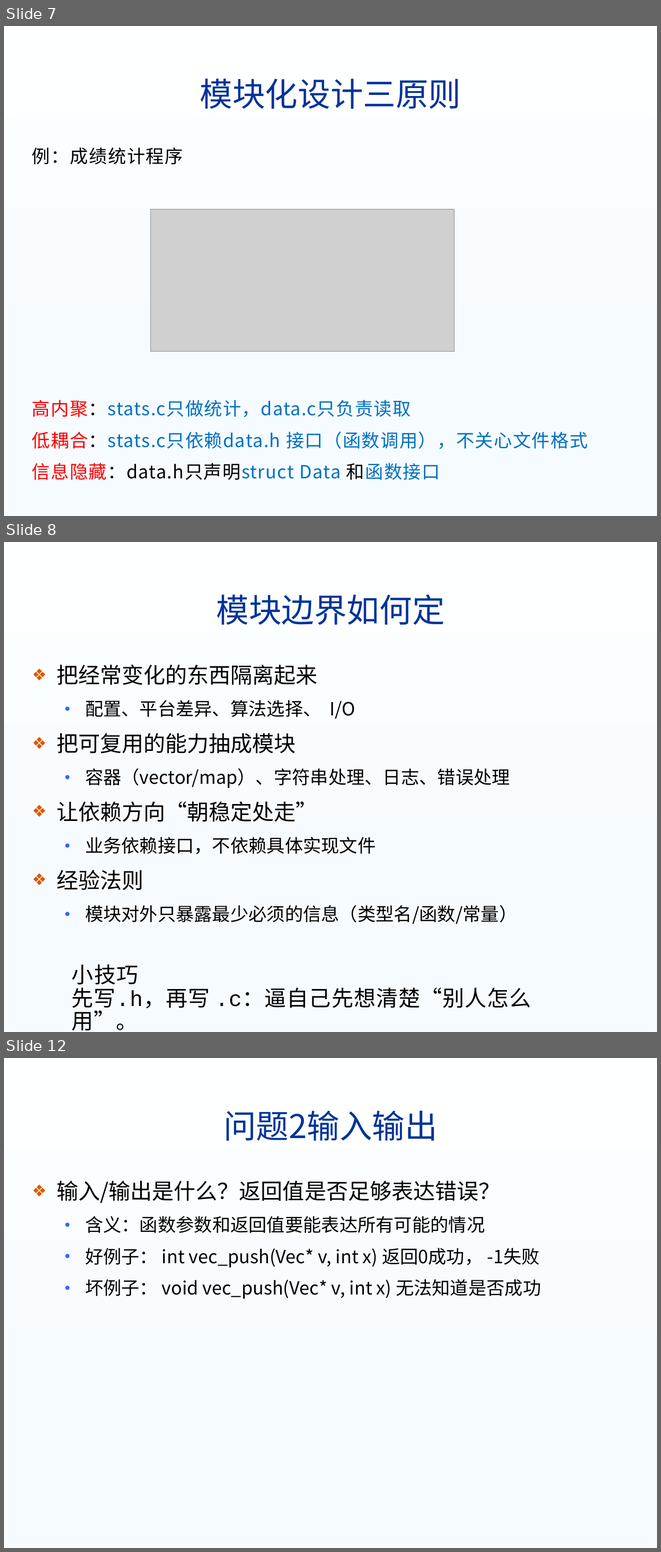
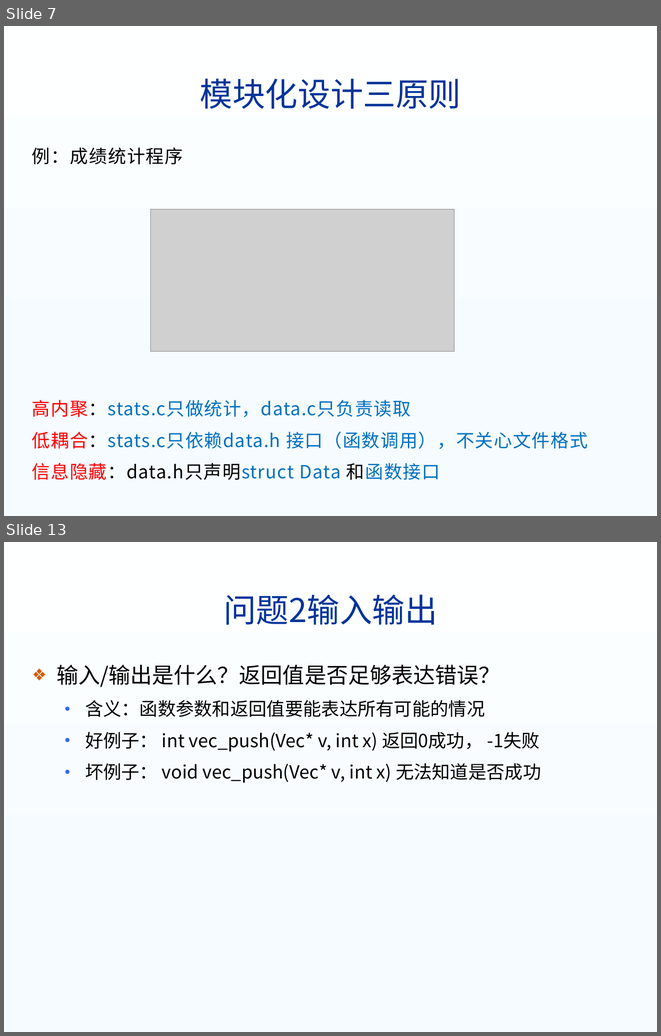
Before and after one commit to USTC-ISP/ustc-isp.github.io, a slide deck: lectures/03模块化程序设计.pptx. Shown one above the other, each under a label of ours: slides 7, 8 and 12 before the commit, slides 7 and 13 after it; the slides between them are not shown. The pictures are 661x1552 and 661x1036 pixels, drawn with LibreOffice and Linux fonts; fonts in the diff are those of the drawing; grey boxes stand for pictures; background and template pictures are left out. Boxes give left, top, right and bottom in pixels: in the first picture for what was removed or moved away, otherwise in the second. Text is boxed around its words. In the diff, an @@ line names an element or a change of style, - is before the commit and + after.

```diff
--- a/lectures/03模块化程序设计.pptx
+++ b/lectures/03模块化程序设计.pptx
@@ slide 8 removed at <box>4,542,657,1032</box>, background gradient #FEFFFF to #F6FBFF to #F9FDFF @@
@@ title removed at <box>216,594,444,625</box> @@
-模块边界如何定
@@ text removed at <box>56,664,517,924</box> @@
-❖ 把经常变化的东西隔离起来
-  • 配置、平台差异、算法选择、 I/O
-❖ 把可复用的能力抽成模块
-  • 容器（vector/map）、字符串处理、日志、错误处理
-❖ 让依赖方向“朝稳定处走”
-  • 业务依赖接口，不依赖具体实现文件
-❖ 经验法则
-  • 模块对外只暴露最少必须的信息（类型名/函数/常量）
@@ text removed at <box>72,964,531,1011</box> @@
-小技巧
-先写.h，再写 .c：逼自己先想清楚“别人怎么用”。
@@ what was slide 12 is now slide 13 @@
```
Also in this commit, not shown: 18 slides changed, 3 slides added, 7 other slides removed, 12 other files.
